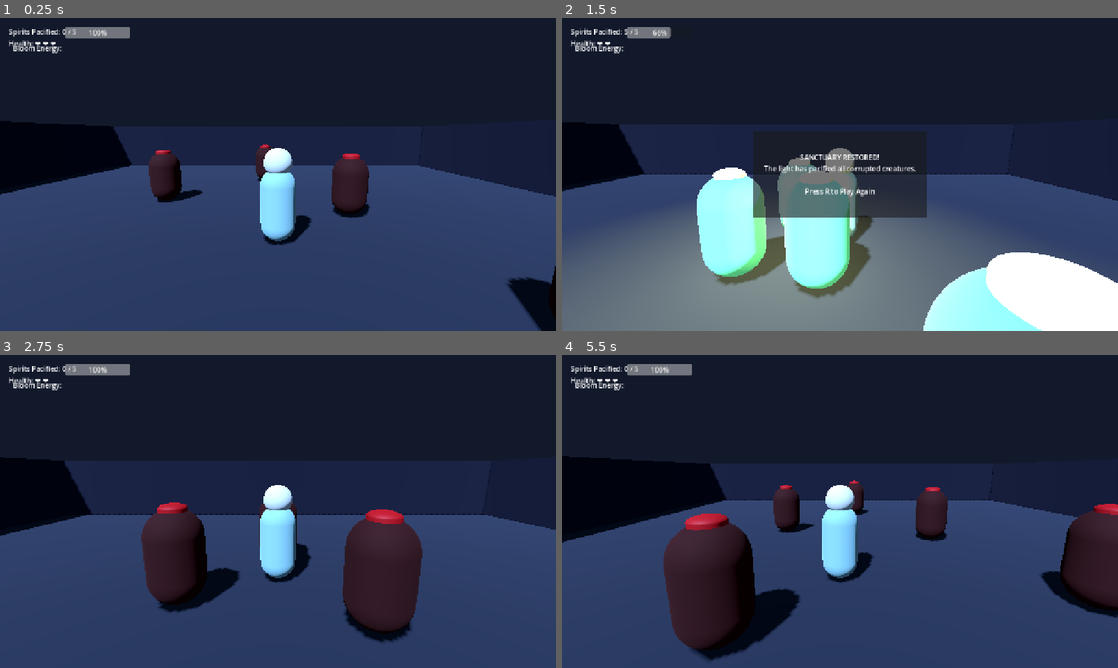
Above: before the commit, frames 1-4 (two rows, left to right).
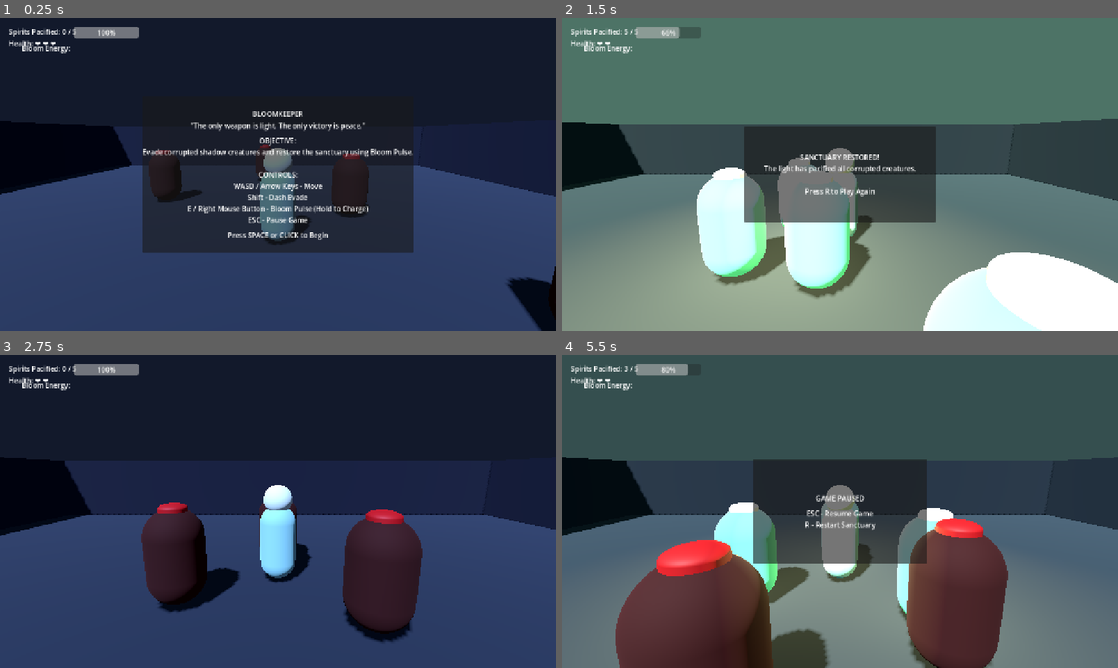
Above: after the commit, the same moments.

Repository: God-of-Bugs/BLOOMKEEPER-
Game: Godot game, scene res://scenes/Main.tscn
Same seed, same stepped clock (60 frames per second), same inputs: the game is played once before the commit and once after it.
Inputs (mouse positions are in pixels of both pictures, inside the frame that each line leads up to):
- Up to frame 1 (0.25 s): no input
- Up to frame 2 (1.5 s): tap Space at 0.5, 0.77, 1.07 s; move the mouse to (867, 174) at 0.52 s; hold E (bloom_pulse) 0.53-1.28 s; hold W (move_forward) from 0.53 s (still down); click (867, 174) at 0.67 s; tap Enter at 0.8, 1.35 s; move the mouse to (812, 174) at 1.27 s; click (812, 174) at 1.42 s
- Up to frame 3 (2.75 s): keep holding W (move_forward); tap Space at 1.52, 1.55, 1.82, 2.1 s; tap R at 2 s; move the mouse to (289, 505) at 2.02 s; hold E (bloom_pulse) from 2.03 s (still down); click (289, 505) at 2.17 s
- Up to frame 4 (5.5 s): move the mouse to (834, 517) at 2.77 s; release E (bloom_pulse) at 2.78 s; tap E (bloom_pulse) at 2.85, 4.55 s; click (834, 517) at 2.92 s; tap Space at 3.02, 3.32, 3.77, 3.8, 4.07, 4.52, 4.82 s; tap Enter at 3.05, 4.35, 5.3 s; move the mouse to (878, 514) at 3.52 s; tap Shift (dash) at 3.6 s; click (878, 514) at 3.67 s; tap Escape at 4.15 s; move the mouse to (673, 464) at 4.27 s; release W (move_forward) at 4.28 s; hold A (move_left) 4.28-5.03 s; click (673, 464) at 4.42 s; tap R at 5, 5.1 s; move the mouse to (867, 511) at 5.02 s; hold S (move_back) from 5.03 s (still down); click (867, 511) at 5.17 s

The runs differ from the first frame. In frame 1, 16% of the frame differs, in the area x 2-75%, y 2-75%; in frame 2, 82%; in frame 3, 0.3%; in frame 4, 89%, in the area x 0-100%, y 0-100%.

Commit message:
BLOOMKEEPER: Complete and polish final game jam build

Diff:
--- a/scenes/Main.tscn
+++ b/scenes/Main.tscn
@@ -4,6 +4,7 @@
 [ext_resource type="PackedScene" path="res://scenes/Prowler.tscn" id="2_prowler"]
 [ext_resource type="Script" path="res://scripts/game_manager.gd" id="3_game_manager"]
 [ext_resource type="PackedScene" path="res://scenes/UI.tscn" id="4_ui"]
+[ext_resource type="Script" path="res://scripts/audio_manager.gd" id="5_audio_manager"]
 
 [sub_resource type="Environment" id="Environment_sanctuary"]
 background_mode = 1
@@ -61,6 +62,9 @@
 
 [node name="UI" parent="." instance=ExtResource("4_ui")]
 
+[node name="AudioManager" type="Node" parent="."]
+script = ExtResource("5_audio_manager")
+
 [node name="Arena" type="Node3D" parent="." unique_id=1626148029]
 
 [node name="Ground" type="StaticBody3D" parent="Arena" unique_id=1453309595]
--- a/scenes/UI.tscn
+++ b/scenes/UI.tscn
@@ -3,6 +3,7 @@
 [ext_resource type="Script" path="res://scripts/ui.gd" id="1_ui"]
 
 [node name="UI" type="CanvasLayer"]
+process_mode = 3
 layer = 100
 script = ExtResource("1_ui")
 
@@ -18,7 +19,7 @@
 layout_mode = 1
 offset_left = 20.0
 offset_top = 20.0
-offset_right = 300.0
+offset_right = 320.0
 offset_bottom = 120.0
 
 [node name="VBoxContainer" type="VBoxContainer" parent="HUD/MarginContainer"]
@@ -45,16 +46,105 @@
 layout_mode = 2
 value = 100.0
 
-[node name="VictoryPanel" type="PanelContainer" parent="."]
+[node name="TitlePanel" type="PanelContainer" parent="."]
+anchors_preset = 8
+anchor_left = 0.5
+anchor_top = 0.5
+anchor_right = 0.5
+anchor_bottom = 0.5
+offset_left = -280.0
+offset_top = -180.0
+offset_right = 280.0
+offset_bottom = 180.0
+grow_horizontal = 2
+grow_vertical = 2
+
+[node name="MarginContainer" type="MarginContainer" parent="TitlePanel"]
+layout_mode = 2
+
+[node name="VBoxContainer" type="VBoxContainer" parent="TitlePanel/MarginContainer"]
+layout_mode = 2
+alignment = 1
+
+[node name="TitleLabel" type="Label" parent="TitlePanel/MarginContainer/VBoxContainer"]
+layout_mode = 2
+text = "BLOOMKEEPER"
+horizontal_alignment = 1
+
+[node name="TaglineLabel" type="Label" parent="TitlePanel/MarginContainer/VBoxContainer"]
+layout_mode = 2
+text = "\"The only weapon is light. The only victory is peace.\""
+horizontal_alignment = 1
+
+[node name="HSeparator" type="HSeparator" parent="TitlePanel/MarginContainer/VBoxContainer"]
+layout_mode = 2
+
+[node name="ObjectiveLabel" type="Label" parent="TitlePanel/MarginContainer/VBoxContainer"]
+layout_mode = 2
+text = "OBJECTIVE:
+Evade corrupted shadow creatures and restore the sanctuary using Bloom Pulse.
+
+CONTROLS:
+WASD / Arrow Keys - Move
+Shift - Dash Evade
+E / Right Mouse Button - Bloom Pulse (Hold to Charge)
+ESC - Pause Game"
+horizontal_alignment = 1
+
+[node name="HSeparator2" type="HSeparator" parent="TitlePanel/MarginContainer/VBoxContainer"]
+layout_mode = 2
+
+[node name="PromptLabel" type="Label" parent="TitlePanel/MarginContainer/VBoxContainer"]
+layout_mode = 2
+text = "Press SPACE or CLICK to Begin"
+horizontal_alignment = 1
+
+[node name="PausePanel" type="PanelContainer" parent="."]
+visible = false
 anchors_preset = 8
 anchor_left = 0.5
 anchor_top = 0.5
 anchor_right = 0.5
 anchor_bottom = 0.5
 offset_left = -200.0
-offset_top = -100.0
+offset_top = -120.0
 offset_right = 200.0
-offset_bottom = 100.0
+offset_bottom = 120.0
+grow_horizontal = 2
+grow_vertical = 2
+
+[node name="MarginContainer" type="MarginContainer" parent="PausePanel"]
+layout_mode = 2
+
+[node name="VBoxContainer" type="VBoxContainer" parent="PausePanel/MarginContainer"]
+layout_mode = 2
+alignment = 1
+
+[node name="PauseLabel" type="Label" parent="PausePanel/MarginContainer/VBoxContainer"]
+layout_mode = 2
+text = "GAME PAUSED"
+horizontal_alignment = 1
+
+[node name="HSeparator" type="HSeparator" parent="PausePanel/MarginContainer/VBoxContainer"]
+layout_mode = 2
+
+[node name="InstructionsLabel" type="Label" parent="PausePanel/MarginContainer/VBoxContainer"]
+layout_mode = 2
+text = "ESC - Resume Game
+R - Restart Sanctuary"
+horizontal_alignment = 1
+
+[node name="VictoryPanel" type="PanelContainer" parent="."]
+visible = false
+anchors_preset = 8
+anchor_left = 0.5
+anchor_top = 0.5
+anchor_right = 0.5
+anchor_bottom = 0.5
+offset_left = -220.0
+offset_top = -110.0
+offset_right = 220.0
+offset_bottom = 110.0
 grow_horizontal = 2
 grow_vertical = 2
 
@@ -71,15 +161,16 @@
 vertical_alignment = 1
 
 [node name="GameOverPanel" type="PanelContainer" parent="."]
+visible = false
 anchors_preset = 8
 anchor_left = 0.5
 anchor_top = 0.5
 anchor_right = 0.5
 anchor_bottom = 0.5
-offset_left = -200.0
-offset_top = -100.0
-offset_right = 200.0
-offset_bottom = 100.0
+offset_left = -220.0
+offset_top = -110.0
+offset_right = 220.0
+offset_bottom = 110.0
 grow_horizontal = 2
 grow_vertical = 2
 
--- /dev/null
+++ b/scripts/audio_manager.gd
@@ -0,0 +1,103 @@
+class_name BloomkeeperAudioManager
+extends Node
+
+var pulse_player: AudioStreamPlayer
+var pacify_player: AudioStreamPlayer
+var damage_player: AudioStreamPlayer
+var victory_player: AudioStreamPlayer
+var game_over_player: AudioStreamPlayer
+
+
+func _ready() -> void:
+	pulse_player = _create_player("PulsePlayer")
+	pacify_player = _create_player("PacifyPlayer")
+	damage_player = _create_player("DamagePlayer")
+	victory_player = _create_player("VictoryPlayer")
+	game_over_player = _create_player("GameOverPlayer")
+
+	pulse_player.stream = _generate_tone_wav(440.0, 0.25, 0.3, true)
+	pacify_player.stream = _generate_chord_wav([523.25, 659.25, 783.99], 0.6, 0.4) # C5 major chord
+	damage_player.stream = _generate_tone_wav(160.0, 0.2, 0.5, false)
+	victory_player.stream = _generate_chord_wav([523.25, 659.25, 783.99, 1046.50], 1.2, 0.5)
+	game_over_player.stream = _generate_chord_wav([311.13, 261.63, 220.00], 0.8, 0.4)
+
+
+func _create_player(p_name: String) -> AudioStreamPlayer:
+	var player: AudioStreamPlayer = AudioStreamPlayer.new()
+	player.name = p_name
+	add_child(player)
+	return player
+
+
+func play_pulse() -> void:
+	if pulse_player:
+		pulse_player.play()
+
+
+func play_pacify() -> void:
+	if pacify_player:
+		pacify_player.play()
+
+
+func play_damage() -> void:
+	if damage_player:
+		damage_player.play()
+
+
+func play_victory() -> void:
+	if victory_player:
+		victory_player.play()
+
+
+func play_game_over() -> void:
+	if game_over_player:
+		game_over_player.play()
+
+
+func _generate_tone_wav(freq: float, duration: float, volume: float, is_sweep: bool) -> AudioStreamWAV:
+	var sample_rate: int = 44100
+	var total_samples: int = int(sample_rate * duration)
+	var data: PackedByteArray = PackedByteArray()
+	data.resize(total_samples * 2)
+
+	for i in range(total_samples):
+		var t: float = float(i) / float(sample_rate)
+		var current_freq: float = freq + (t * 200.0 if is_sweep else 0.0)
+		var envelope: float = (1.0 - (t / duration)) * volume
+		var sample_val: float = sin(TAU * current_freq * t) * envelope
+		var int_val: int = int(clampf(sample_val, -1.0, 1.0) * 32767.0)
+
+		data.encode_s16(i * 2, int_val)
+
+	var wav: AudioStreamWAV = AudioStreamWAV.new()
+	wav.format = AudioStreamWAV.FORMAT_16_BITS
+	wav.mix_rate = sample_rate
+	wav.stereo = false
+	wav.data = data
+	return wav
+
+
+func _generate_chord_wav(freqs: Array, duration: float, volume: float) -> AudioStreamWAV:
+	var sample_rate: int = 44100
+	var total_samples: int = int(sample_rate * duration)
+	var data: PackedByteArray = PackedByteArray()
+	data.resize(total_samples * 2)
+
+	for i in range(total_samples):
+		var t: float = float(i) / float(sample_rate)
+		var envelope: float = (1.0 - (t / duration)) * volume
+		var combined: float = 0.0
+
+		for f in freqs:
+			combined += sin(TAU * float(f) * t)
+
+		combined = (combined / float(freqs.size())) * envelope
+		var int_val: int = int(clampf(combined, -1.0, 1.0) * 32767.0)
+		data.encode_s16(i * 2, int_val)
+
+	var wav: AudioStreamWAV = AudioStreamWAV.new()
+	wav.format = AudioStreamWAV.FORMAT_16_BITS
+	wav.mix_rate = sample_rate
+	wav.stereo = false
+	wav.data = data
+	return wav
--- a/scripts/game_manager.gd
+++ b/scripts/game_manager.gd
@@ -12,6 +12,12 @@
 var is_game_over: bool = false
 var is_victory: bool = false
 
+@onready var world_env: WorldEnvironment = get_node_or_null("../WorldEnvironment")
+@onready var dir_light: DirectionalLight3D = get_node_or_null("../DirectionalLight3D")
+@onready var audio_mgr: Node = get_node_or_null("../AudioManager")
+
+var _last_player_hp: int = 3
+
 
 func _ready() -> void:
 	await get_tree().process_frame
@@ -25,6 +31,10 @@
 	if player:
 		if player.has_signal("player_defeated") and not player.is_connected("player_defeated", _on_player_defeated):
 			player.connect("player_defeated", _on_player_defeated)
+		if player.has_signal("bloom_pulse_emitted") and not player.is_connected("bloom_pulse_emitted", _on_player_pulse):
+			player.connect("bloom_pulse_emitted", _on_player_pulse)
+		if player.has_signal("health_changed") and not player.is_connected("health_changed", _on_player_health_changed):
+			player.connect("health_changed", _on_player_health_changed)
 
 	var existing_prowlers: Array = get_tree().get_nodes_in_group("prowlers")
 	for prowler in existing_prowlers:
@@ -50,20 +60,52 @@
 		if prowler_inst.has_signal("pacified"):
 			prowler_inst.connect("pacified", _on_creature_pacified)
 
+	_update_world_transformation(0.0)
 	status_updated.emit(pacified_count, total_creatures)
+
+
+func _on_player_pulse(_origin: Vector3, _radius: float) -> void:
+	if audio_mgr and audio_mgr.has_method("play_pulse"):
+		audio_mgr.call("play_pulse")
+
+
+func _on_player_health_changed(current_hp: int, _max_hp: int) -> void:
+	if current_hp < _last_player_hp:
+		if audio_mgr and audio_mgr.has_method("play_damage"):
+			audio_mgr.call("play_damage")
+	_last_player_hp = current_hp
 
 
 func _on_creature_pacified() -> void:
 	if is_game_over or is_victory:
 		return
 
+	if audio_mgr and audio_mgr.has_method("play_pacify"):
+		audio_mgr.call("play_pacify")
+
 	pacified_count += 1
+	var ratio: float = float(pacified_count) / float(total_creatures)
+	_update_world_transformation(ratio)
 	status_updated.emit(pacified_count, total_creatures)
 
 	if pacified_count >= total_creatures:
 		is_victory = true
+		if audio_mgr and audio_mgr.has_method("play_victory"):
+			audio_mgr.call("play_victory")
 		victory_achieved.emit()
 		print("--- SANCTUARY RESTORED! VICTORY! ---")
+
+
+func _update_world_transformation(ratio: float) -> void:
+	if world_env and world_env.environment:
+		var env: Environment = world_env.environment
+		env.ambient_light_color = Color(0.29, 0.34, 0.48).lerp(Color(0.42, 0.65, 0.52), ratio)
+		env.fog_light_color = Color(0.07, 0.1, 0.17).lerp(Color(0.3, 0.45, 0.4), ratio)
+		env.fog_density = lerpf(0.001, 0.0002, ratio)
+
+	if dir_light:
+		dir_light.light_energy = lerpf(2.0, 3.2, ratio)
+		dir_light.light_color = Color(0.72, 0.79, 1.0).lerp(Color(0.95, 0.98, 0.88), ratio)
 
 
 func _on_player_defeated() -> void:
@@ -71,6 +113,8 @@
 		return
 
 	is_game_over = true
+	if audio_mgr and audio_mgr.has_method("play_game_over"):
+		audio_mgr.call("play_game_over")
 	game_over_triggered.emit()
 	print("--- GAME OVER! Press R to Restart ---")
 
--- a/scripts/ui.gd
+++ b/scripts/ui.gd
@@ -1,17 +1,28 @@
 class_name BloomkeeperUI
 extends CanvasLayer
+
+signal game_started
 
 @onready var spirits_label: Label = $HUD/MarginContainer/VBoxContainer/SpiritsLabel
 @onready var health_label: Label = $HUD/MarginContainer/VBoxContainer/HealthLabel
 @onready var energy_bar: ProgressBar = $HUD/MarginContainer/EnergyBox/EnergyBar
 
+@onready var title_panel: PanelContainer = $TitlePanel
+@onready var pause_panel: PanelContainer = $PausePanel
 @onready var victory_panel: PanelContainer = $VictoryPanel
 @onready var game_over_panel: PanelContainer = $GameOverPanel
 
+var is_game_started: bool = false
+var is_paused: bool = false
+
 
 func _ready() -> void:
+	process_mode = Node.PROCESS_MODE_ALWAYS
+	title_panel.visible = true
+	pause_panel.visible = false
 	victory_panel.visible = false
 	game_over_panel.visible = false
+
 	await get_tree().process_frame
 
 	var main_node: Node = get_parent()
@@ -31,6 +42,38 @@
 			player.connect("health_changed", _on_health_changed)
 		if player.has_signal("energy_changed"):
 			player.connect("energy_changed", _on_energy_changed)
+
+
+func start_game() -> void:
+	if is_game_started:
+		return
+	is_game_started = true
+	title_panel.visible = false
+	game_started.emit()
+
+
+func toggle_pause() -> void:
+	if not is_game_started or victory_panel.visible or game_over_panel.visible:
+		return
+	is_paused = not is_paused
+	get_tree().paused = is_paused
+	pause_panel.visible = is_paused
+	if is_paused:
+		Input.mouse_mode = Input.MOUSE_MODE_VISIBLE
+	else:
+		Input.mouse_mode = Input.MOUSE_MODE_CAPTURED
+
+
+func _unhandled_input(event: InputEvent) -> void:
+	if not is_game_started:
+		if event is InputEventKey and event.pressed and (event.keycode == KEY_SPACE or event.keycode == KEY_ENTER):
+			start_game()
+		elif event is InputEventMouseButton and event.pressed:
+			start_game()
+		return
+
+	if event is InputEventKey and event.pressed and event.keycode == KEY_ESCAPE:
+		toggle_pause()
 
 
 func _on_status_updated(pacified: int, total: int) -> void:
@@ -55,8 +98,10 @@
 func _on_victory() -> void:
 	if victory_panel:
 		victory_panel.visible = true
+		Input.mouse_mode = Input.MOUSE_MODE_VISIBLE
 
 
 func _on_game_over() -> void:
 	if game_over_panel:
 		game_over_panel.visible = true
+		Input.mouse_mode = Input.MOUSE_MODE_VISIBLE
Not shown, changed: PROJECT_LOG.md
Not shown, changed: README.md
Not shown, added: docs/ASSET_LICENSES.md
